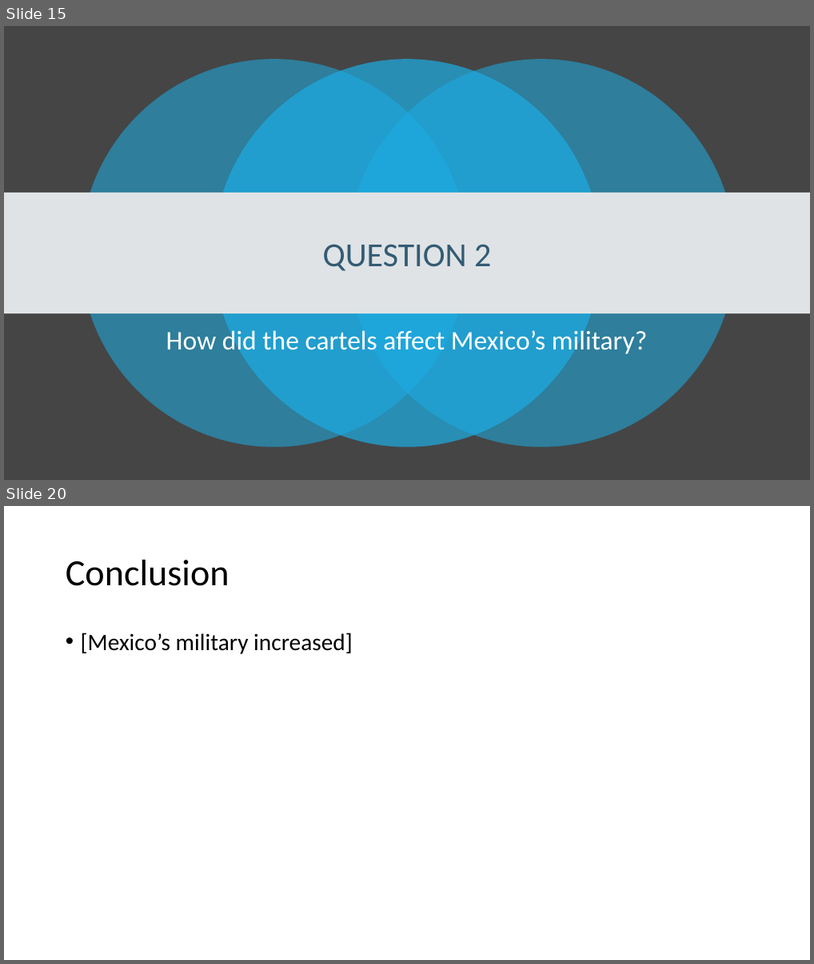
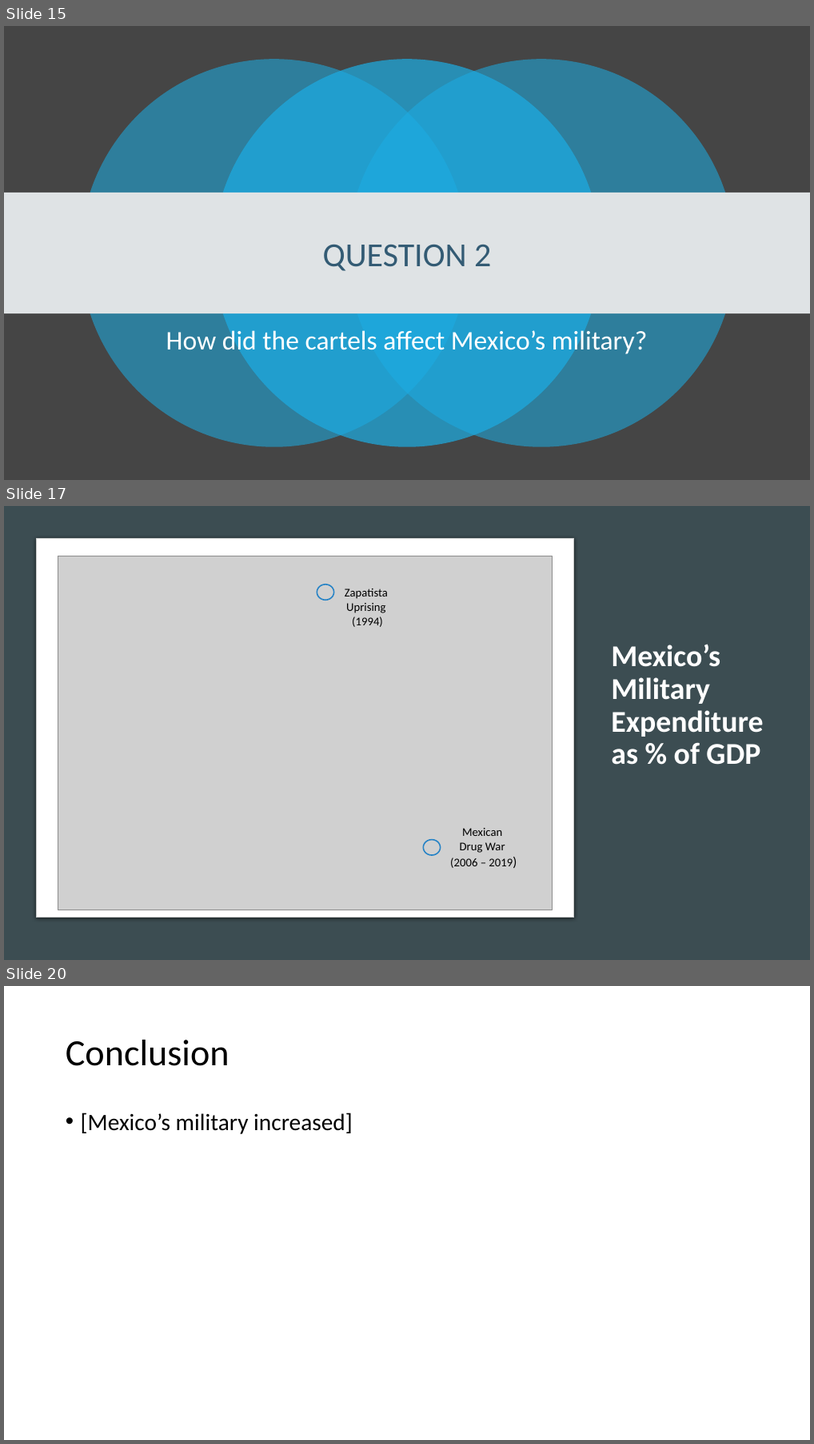
Before and after one commit to xazip/ds202_Final_Project, a slide deck: DS 202 Final Presentation.pptx. Shown one above the other, each under a label of ours: slides 15 and 20 before the commit, slides 15, 17 and 20 after it; the slides between them are not shown. The pictures are 814x964 and 814x1444 pixels, drawn with LibreOffice and Linux fonts; fonts in the diff are those of the drawing; grey boxes stand for pictures. Boxes give left, top, right and bottom in pixels: in the first picture for what was removed or moved away, otherwise in the second. Text is boxed around its words. In the diff, an @@ line names an element or a change of style, - is before the commit and + after.

```diff
--- a/DS 202 Final Presentation.pptx
+++ b/DS 202 Final Presentation.pptx
@@ slide 17 added at (4,506,810,960), background #DFE3E5 @@
@@ rectangle added at (4,506,810,960), fill #3C4D52 @@
@@ rounded rectangle added at (37,538,574,916), fill #FFFFFF, outline #C8CACA 0.75 pt @@
@@ picture added at (58,556,553,909) @@
@@ ellipse added at (318,584,334,600), outline #2683C6 1.5 pt @@
@@ text added at (345,588,388,627), 14 pt, text #000000 @@
+Zapatista
+Uprising
+(1994)
@@ title added at (611,644,763,764), 36 pt, text #FFFFFF, bold @@
+Mexico’s Military Expenditure as % of GDP
@@ ellipse added at (424,840,441,855), outline #2683C6 1.5 pt @@
@@ text added at (450,828,513,868), 14 pt, text #000000 @@
+Mexican
+Drug War
+(2006 – 2019)
```
Also in this commit, not shown: 1 slide changed, 3 other slides added, 4 slides removed.
